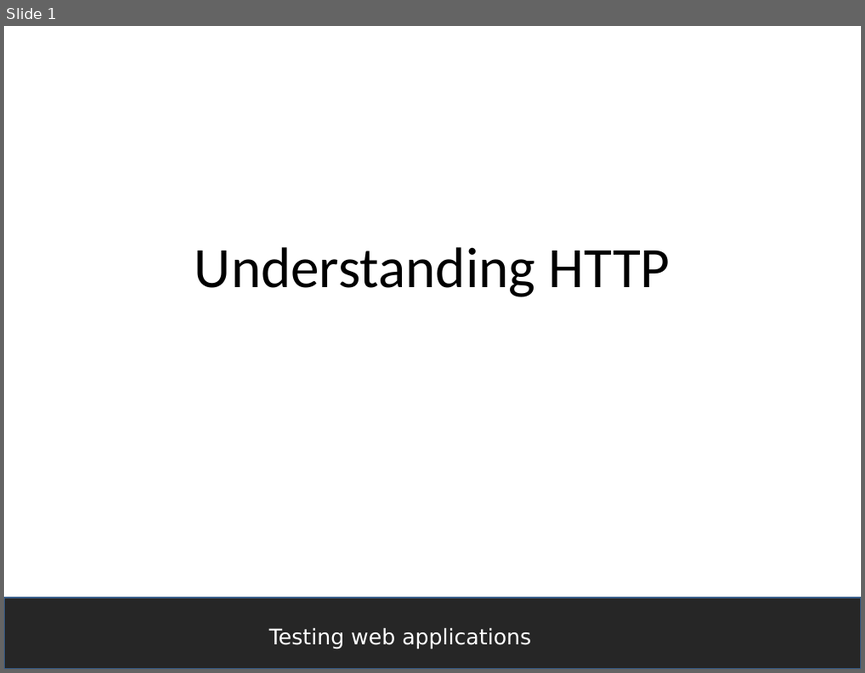
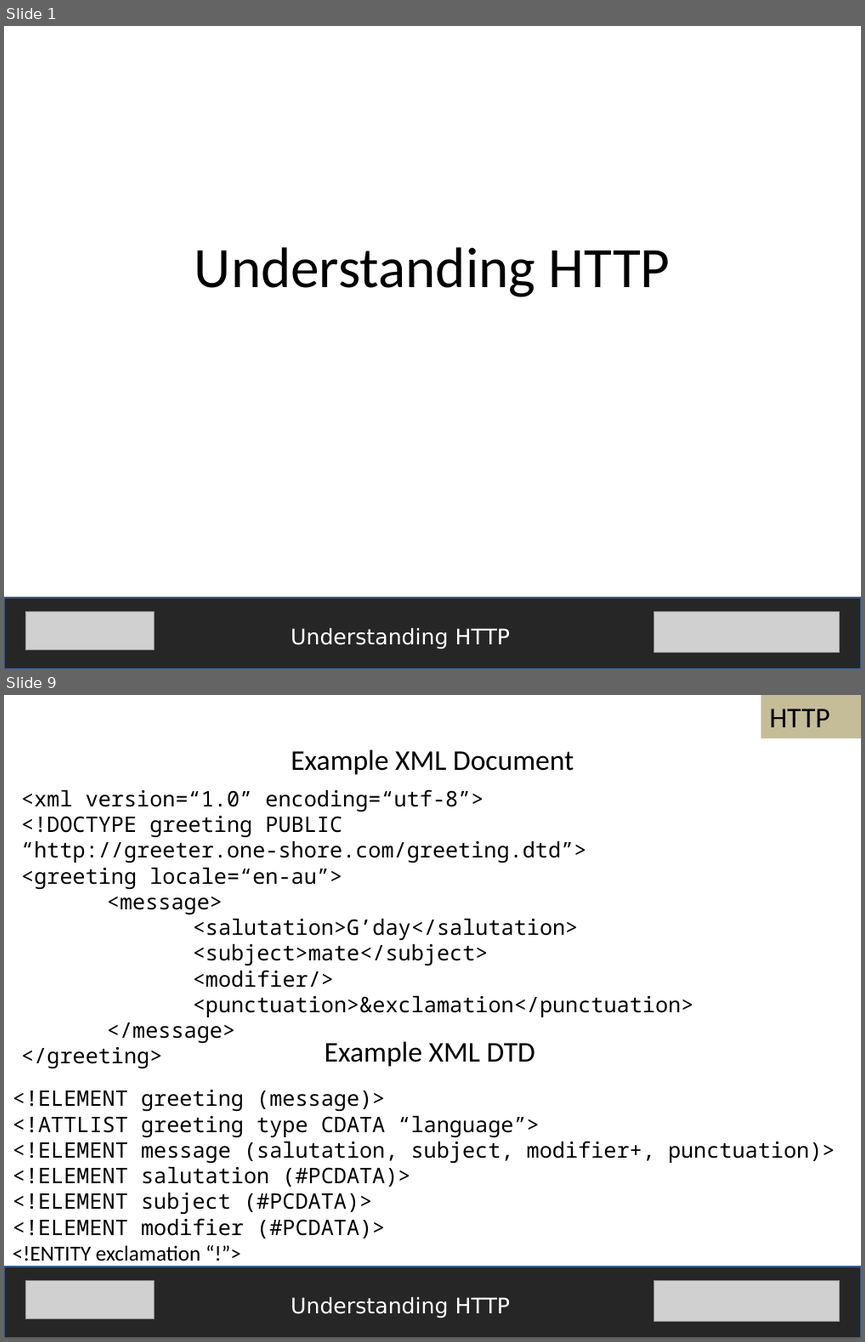
Before and after one commit to fijiaaron/testing-web-apps-and-services, a slide deck: presentations/Understanding HTTP.pptx. Shown one above the other, each under a label of ours: slide 1 before the commit, slides 1 and 9 after it; the slides between them are not shown. The pictures are 865x673 and 865x1342 pixels, drawn with LibreOffice and Linux fonts; fonts in the diff are those of the drawing; grey boxes stand for pictures. Boxes give left, top, right and bottom in pixels: in the first picture for what was removed or moved away, otherwise in the second. Text is boxed around its words. In the diff, an @@ line names an element or a change of style, - is before the commit and + after.

Commit message:
finished understanding web services presentation

```diff
--- a/presentations/Understanding HTTP.pptx
+++ b/presentations/Understanding HTTP.pptx
@@ slide 9 added at [4,695,861,1338], background #FFFFFF @@
@@ rectangle added at [760,695,861,737], fill #C4BD97, 24 pt, text #000000 @@
+HTTP
@@ text added at [290,749,574,775], 24 pt, text #000000 @@
+Example XML Document
@@ text added at [21,789,694,1043], 18 pt, text #000000 @@
+<xml version=“1.0” encoding=“utf-8”>
+<!DOCTYPE greeting PUBLIC “http://greeter.one-shore.com/greeting.dtd”>
+<greeting locale=“en-au”>
+<message>
+<salutation>G’day</salutation>
+<subject>mate</subject>
+<modifier/>
+<punctuation>&exclamation</punctuation>
+</message>
+</greeting>
@@ text added at [324,1041,535,1066], 24 pt, text #000000 @@
+Example XML DTD
@@ text added at [12,1089,835,1261], 18 pt, text #000000 @@
+<!ELEMENT greeting (message)>
+<!ATTLIST greeting type CDATA “language”>
+<!ELEMENT message (salutation, subject, modifier+, punctuation)>
+<!ELEMENT salutation (#PCDATA)>
+<!ELEMENT subject (#PCDATA)>
+<!ELEMENT modifier (#PCDATA)>
+<!ENTITY exclamation “!”>
@@ rectangle added at [4,1266,861,1338], fill #262626, outline #3A5F8C 2 pt @@
@@ picture added at [25,1280,154,1319] @@
@@ picture added at [653,1280,840,1321] @@
@@ text added at [290,1297,510,1318], 18 pt, text #FFFFFF @@
+Understanding HTTP
@@ slide 1 changed as well @@
@@ picture added at [25,611,154,650] @@
@@ picture added at [653,611,840,652] @@
@@ text at [290,628,510,649]: text changed @@
-Testing web applications
+Understanding HTTP
```
Also in this commit, not shown: 20 other slides added, 2 other files.
